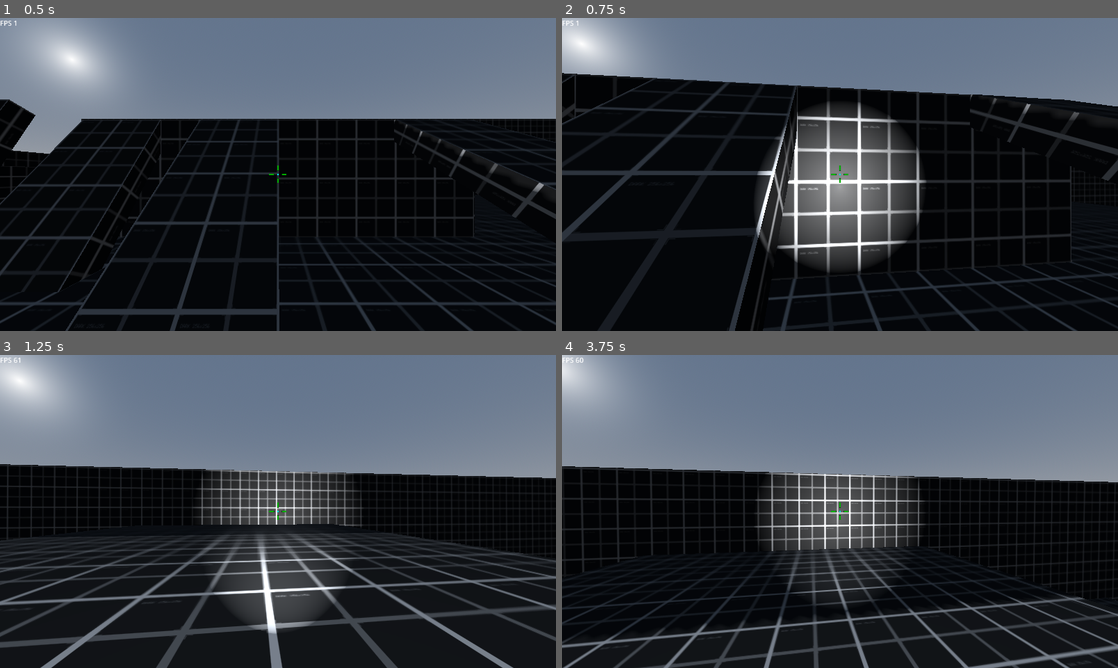
Above: before the commit, frames 1-4 (two rows, left to right).
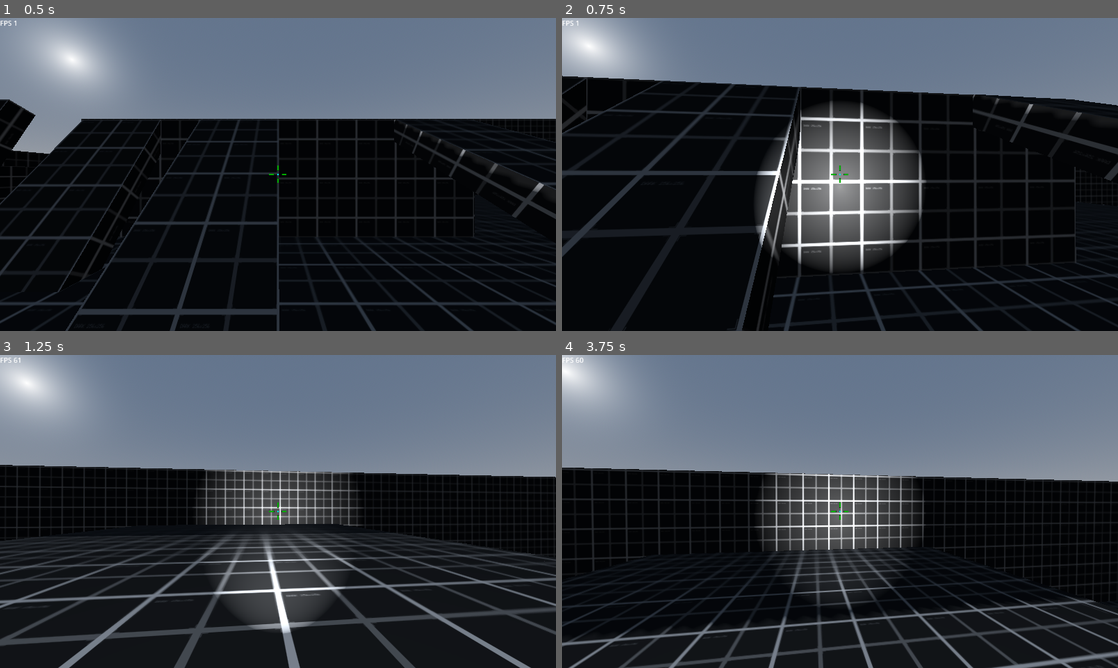
Above: after the commit, the same moments.

Repository: rbarongr/GodotFirstPersonController
Game: Godot game, scene res://Scenes/sandbox.tscn
Two runs of this game, one before a commit and one after it. Both use one fixed random seed, a clock stepped at 60 frames per second and the inputs below.
Inputs (mouse positions are in pixels of both pictures, inside the frame that each line leads up to):
- Up to frame 1 (0.5 s): no input
- Up to frame 2 (0.75 s): tap Enter at 0.5 s; move the mouse to (867, 174) at 0.52 s; hold W (move_forward) from 0.53 s (still down); tap F (flashlight_toggle) at 0.6 s
- Up to frame 3 (1.25 s): keep holding W (move_forward); tap Space (jump_default) at 0.77 s
- Up to frame 4 (3.75 s): keep holding W (move_forward); move the mouse to (812, 511) at 1.27 s; tap Mouse wheel down (mouse_wheel_down) at 1.35 s; tap Space (jump_default) at 1.52, 2.75, 3.02 s; move the mouse to (851, 505) at 2.02 s; tap Mouse wheel up (mouse_wheel_up) at 2.1 s; move the mouse to (834, 517) at 2.77 s; tap Ctrl (move_crouch) at 2.85 s; move the mouse to (878, 514) at 3.52 s; hold Shift (move_walk) from 3.53 s (still down)

Frame 1 is identical in both runs. In frame 2, 12% of the frame differs, in the area x 0-100%, y 17-100%; in frame 3, 13%, in the area x 0-100%, y 34-100%; in frame 4, 12%.

Commit message:
cosolidationg mouse speed settings

Diff:
--- a/Player/CameraFPC.gd
+++ b/Player/CameraFPC.gd
@@ -1,7 +1,6 @@
 class_name CameraFPC extends Camera3D
 
-@export_range(0.1, 9.25, 0.05, "or_greater") var camera_sens: float = 4
-@export_range(.5, 10, .5) var mouse_sens: float = 4
+@export_range(0.1, 30, 0.05, "or_greater") var camera_sens: float = 14
 
 var look_dir: Vector2 # Input direction for look/aim
 
@@ -12,7 +11,7 @@
 
 func _unhandled_input(event: InputEvent) -> void:
 	if event is InputEventMouseMotion:
-		look_dir = event.relative * 0.0001 * mouse_sens
+		look_dir = event.relative * 0.0001
 		_rotate_camera()
 
 func _input(event: InputEvent) -> void:
